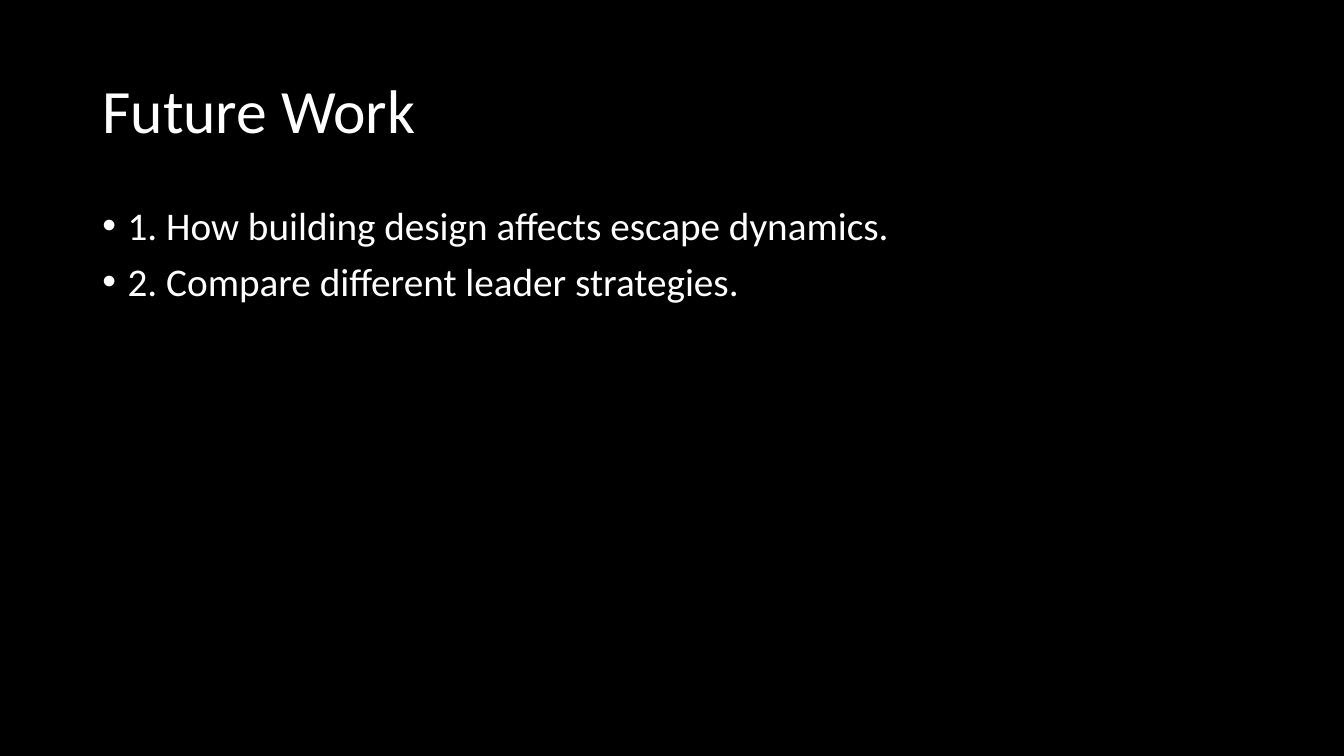
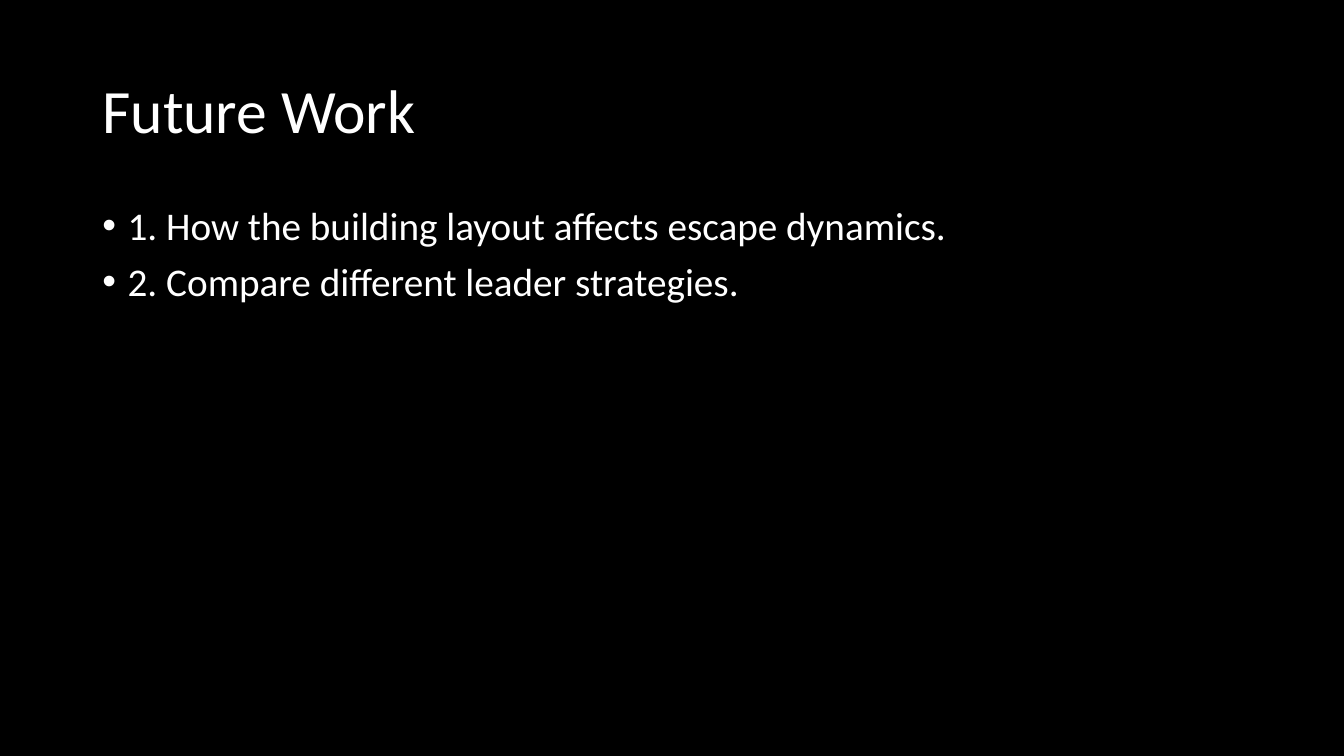
Before and after one commit to cwz3658/CS302, a slide deck: slide 12 of Final Project/Final_Project_WenZhe_YanZhang.pptx (slide 11 before the commit). Drawn at 1344x756 pixels with LibreOffice and Linux fonts; fonts in the diff are those of the drawing. Boxes give left, top, right and bottom in pixels: in the first picture for what was removed or moved away, otherwise in the second. Text is boxed around its words. In the diff, an @@ line names an element or a change of style, - is before the commit and + after.

```diff
--- a/Final Project/Final_Project_WenZhe_YanZhang.pptx
+++ b/Final Project/Final_Project_WenZhe_YanZhang.pptx
@@ text at (128,212,946,247): text changed @@
-• 1. How building design affects escape dynamics.
+• 1. How the building layout affects escape dynamics.
```
Also in this commit, not shown: 4 other slides changed, 2 slides added, 1 slide removed.
